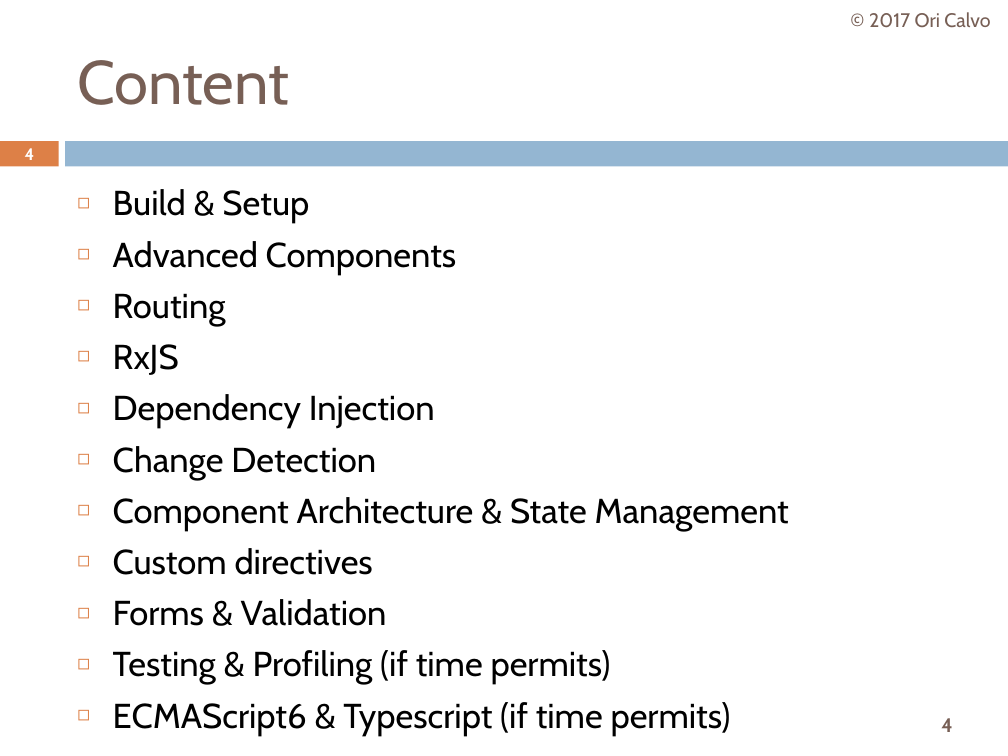
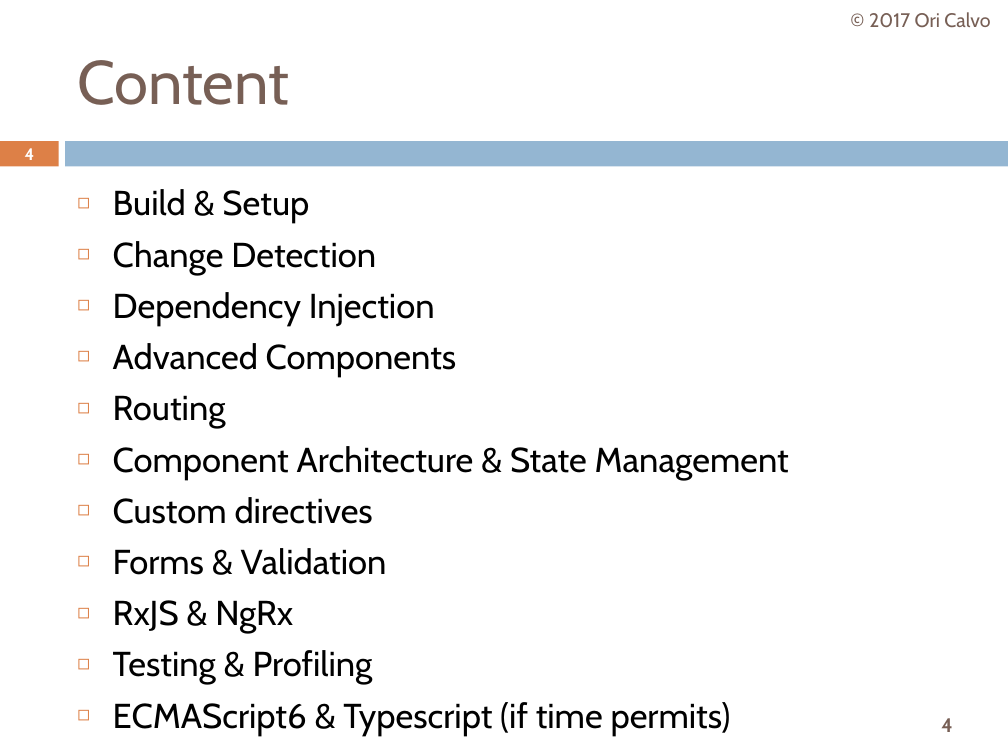
Before and after one commit to oricalvo/course-angular, a slide deck: slide 4 of PPTs/00 Introduction.pptx. Drawn at 1008x756 pixels with LibreOffice and Linux fonts; fonts in the diff are those of the drawing. Boxes give left, top, right and bottom in pixels: in the first picture for what was removed or moved away, otherwise in the second. Text is boxed around its words. In the diff, an @@ line names an element or a change of style, - is before the commit and + after.

```diff
--- a/PPTs/00 Introduction.pptx
+++ b/PPTs/00 Introduction.pptx
@@ text at [113, 241, 435, 326]: paragraphs added @@
+◻ Change Detection
+◻ Dependency Injection
@@ text at [113, 344, 435, 480]: paragraphs removed @@
-◻ RxJS
-◻ Dependency Injection
-◻ Change Detection
@@ text at [113, 600, 373, 685]: text changed @@
-◻ Testing & Profiling (if time permits)
+◻ RxJS & NgRx
+◻ Testing & Profiling
```
Also in this commit, not shown: 17 other files.
